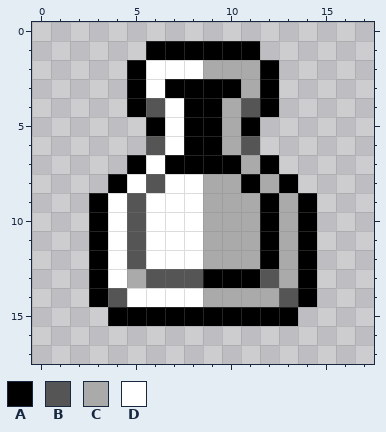
Pixel-art sprite, stored at Art/Itens/Potion.png. Above is the file before it was changed.
The file is 18x18 pixels.
Palette (. is transparent): A #000000  B #555555  C #aaaaaa  D #ffffff
Pixels before, first column x 3:
 1 ...AAAAAA...
 2 ..ADDDCCCA..
 3 ..ADAAAACA..
 4 ..ABDAACBA..
 5 ...ADAACA...
 6 ...BDAACB...
 7 ..ADAAAACA..
 8 .ADBDDCCACA.
 9 ADBDDDCCCACA
10 ADBDDDCCCACA
11 ADBDDDCCCACA
12 ADBDDDCCCACA
13 ADCBBBAAABCA
14 ABDDDDCCCCBA
15 .AAAAAAAAAA.
The result:
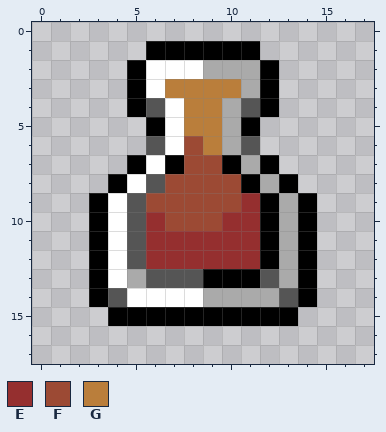
Colours new in this view: E #952f2f  F #9c4a34  G #ba7e3b
Difference:
Colour C gives way to colour E in row 9 at x 11; in row 10 at x 10 to 11; in rows 11 to 12 at x 9 to 11.
Colour D gives way to colour E in row 10 at x 6; in rows 11 to 12 at x 6 to 8.
Colour A gives way to colour F in row 6 at x 8; in row 7 at x 8 to 9.
Colour C gives way to colour F in rows 8 to 9 at x 9 to 10; in row 10 at x 9.
Colour D gives way to colour F in row 8 at x 7 to 8; in row 9 at x 6 to 8; in row 10 at x 7 to 8.
Colour A gives way to colour G in row 3 at x 7 to 10; in rows 4 to 5 at x 8 to 9; in row 6 at x 9.
Where, in picture pixels (left, top, right, bottom), the same in both pictures:
changed: (146, 79, 260, 269)
